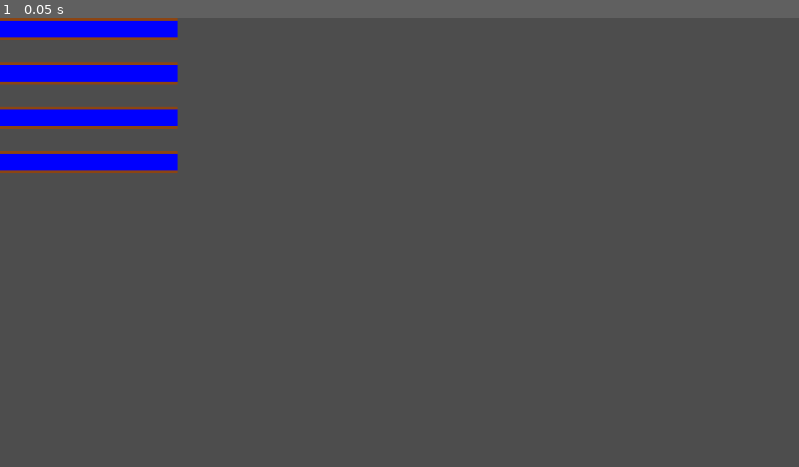
Above: before the commit, frame 1.
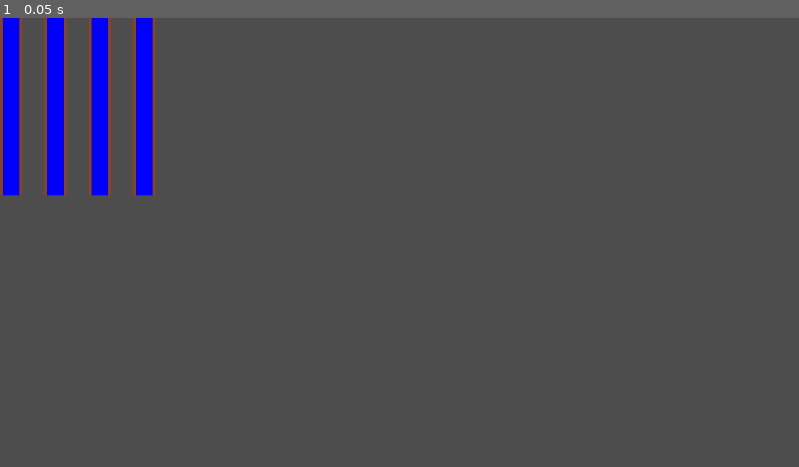
Above: after the commit, the same moment.

Repository: picasso250/gridworld
Game: Godot game, scene res://tube_test.tscn
The game is run twice, just before and just after one commit, with the same random seed, the same clock (stepped at 60 frames per second) and the same inputs.
Inputs:
- Up to frame 1 (0.05 s): no input

The runs differ from the first frame. In frame 1, 5.3% of the frame differs, in the area x 0-23%, y 0-40%.

Commit message:
是否为水平管道

Diff:
--- a/tube.gd
+++ b/tube.gd
@@ -2,15 +2,22 @@
 
 @export var x = 0
 @export var y = 0
-@export var cell_width = 64 #格子宽度
+@export var cell_width = 64 # 格子宽度
 @export var pipe_width = 32 # 水管宽度
 @export var pipe_thickness = 4 # 水管厚度
+@export var is_horizontal = true # 是否为水平管道
 
 func _draw():
-	# 设置绘制土黄色的管壁
-	draw_rect(Rect2(Vector2(0, 0), Vector2(cell_width, pipe_width)), Color(0.545, 0.271, 0.075, 1))
-	# 设置绘制蓝色的水
-	draw_rect(Rect2(Vector2(0, pipe_thickness), Vector2(cell_width, pipe_width - 2 * pipe_thickness)), Color(0, 0, 1, 1))
+	if is_horizontal:
+		# 设置绘制土黄色的水平管壁
+		draw_rect(Rect2(Vector2(0, 0), Vector2(cell_width, pipe_width)), Color(0.545, 0.271, 0.075, 1))
+		# 设置绘制蓝色的水平水
+		draw_rect(Rect2(Vector2(0, pipe_thickness), Vector2(cell_width, pipe_width - 2 * pipe_thickness)), Color(0, 0, 1, 1))
+	else:
+		# 设置绘制土黄色的竖直管壁
+		draw_rect(Rect2(Vector2(0, 0), Vector2(pipe_width, cell_width)), Color(0.545, 0.271, 0.075, 1))
+		# 设置绘制蓝色的竖直水
+		draw_rect(Rect2(Vector2(pipe_thickness, 0), Vector2(pipe_width - 2 * pipe_thickness, cell_width)), Color(0, 0, 1, 1))
 
 func _ready():
 	pass
--- a/tube.tscn
+++ b/tube.tscn
@@ -4,3 +4,4 @@
 
 [node name="Tube" type="Node2D"]
 script = ExtResource("3_kiw3i")
+is_horizontal = false
--- a/tube_test.gd
+++ b/tube_test.gd
@@ -3,12 +3,13 @@
 @export var grid_size: Vector2i = Vector2i(4, 4)  # n x m grid size
 @export var cell_size: Vector2 = Vector2(64, 64)  # Each cell size
 
-var template_tube = preload("res://tube.tscn").instantiate()
+
 
 # Stores the tube grid
 var tubes = []
 
 func _ready():
+	var template_tube = $Tube
 	# Initialize grid data
 	for y in range(grid_size.y):
 		var row = []
--- a/tube_test.tscn
+++ b/tube_test.tscn
@@ -1,6 +1,9 @@
-[gd_scene load_steps=2 format=3 uid="uid://bbqv6vau5vdyf"]
+[gd_scene load_steps=3 format=3 uid="uid://bbqv6vau5vdyf"]
 
 [ext_resource type="Script" path="res://tube_test.gd" id="1_thxnr"]
+[ext_resource type="PackedScene" uid="uid://vvd677ncd64d" path="res://tube.tscn" id="2_oepxk"]
 
 [node name="TubeTest" type="Node2D"]
 script = ExtResource("1_thxnr")
+
+[node name="Tube" parent="." instance=ExtResource("2_oepxk")]
